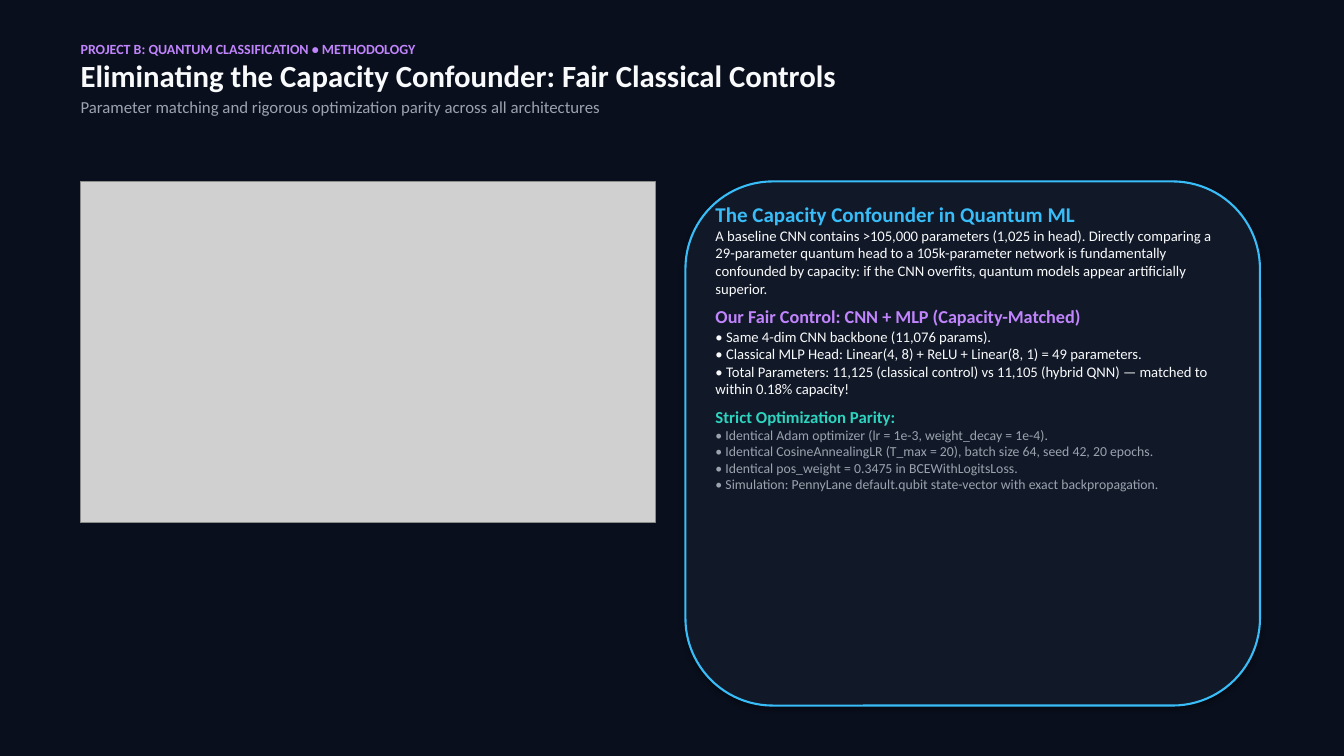
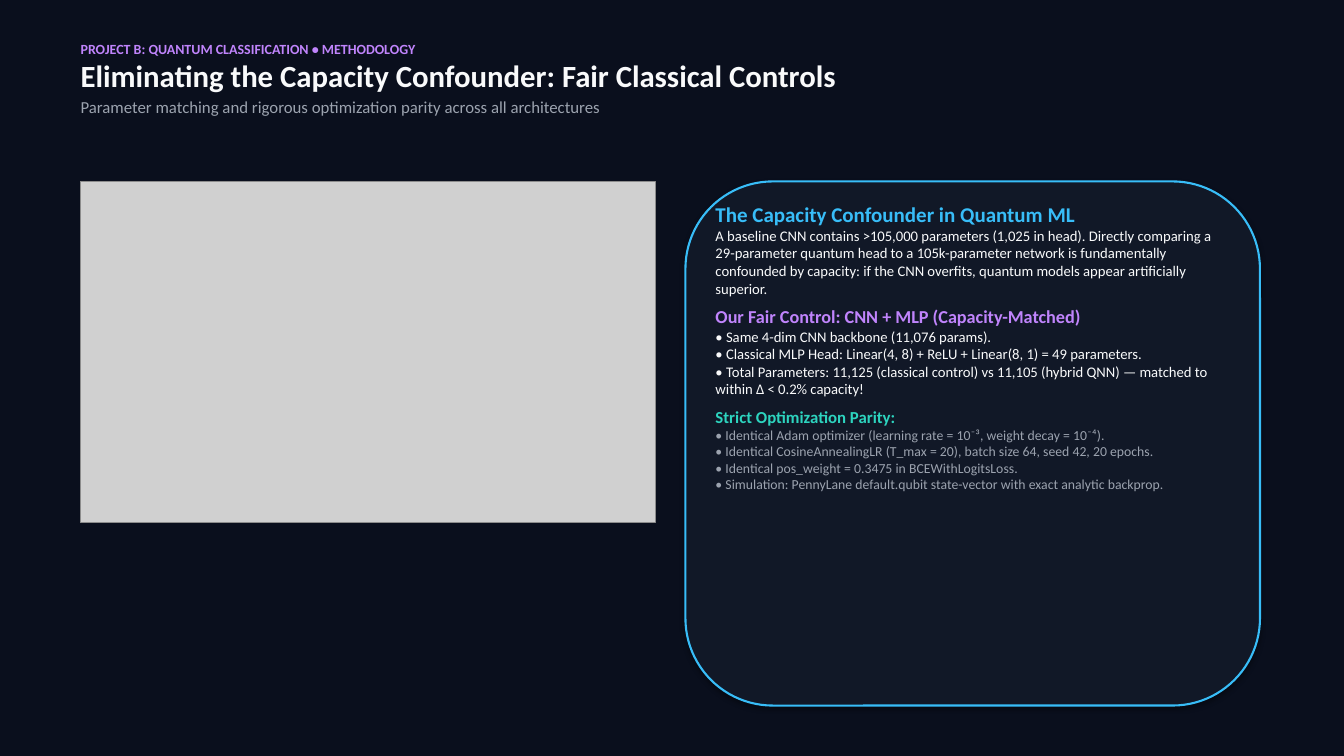
Before and after one commit to AdityaSahrawat/quantum-medical-image-classification, a slide deck: slide 11 of presentation/combined_presentation.pptx. Drawn at 1344x756 pixels with LibreOffice and Linux fonts; fonts in the diff are those of the drawing; grey boxes stand for pictures. Boxes give left, top, right and bottom in pixels: in the first picture for what was removed or moved away, otherwise in the second. Text is boxed around its words. In the diff, an @@ line names an element or a change of style, - is before the commit and + after.

```diff
--- a/presentation/combined_presentation.pptx
+++ b/presentation/combined_presentation.pptx
@@ text at <box>715,331,1207,397</box>: text changed @@
-• Same 4-dim CNN backbone (11,076 params).
-• Classical MLP Head: Linear(4, 8) + ReLU + Linear(8, 1) = 49 parameters.
-• Total Parameters: 11,125 (classical control) vs 11,105 (hybrid QNN) — matched to within 0.18% capacity!
+• Same 4-dim CNN backbone (11,076 params).
+• Classical MLP Head: Linear(4, 8) + ReLU + Linear(8, 1) = 49 parameters.
+• Total Parameters: 11,125 (classical control) vs 11,105 (hybrid QNN) — matched to within Δ < 0.2% capacity!
@@ text at <box>725,429,1164,491</box>: text changed @@
-• Identical Adam optimizer (lr = 1e-3, weight_decay = 1e-4).
-• Identical CosineAnnealingLR (T_max = 20), batch size 64, seed 42, 20 epochs.
-• Identical pos_weight = 0.3475 in BCEWithLogitsLoss.
-• Simulation: PennyLane default.qubit state-vector with exact backpropagation.
+• Identical Adam optimizer (learning rate = 10⁻³, weight decay = 10⁻⁴).
+• Identical CosineAnnealingLR (T_max = 20), batch size 64, seed 42, 20 epochs.
+• Identical pos_weight = 0.3475 in BCEWithLogitsLoss.
+• Simulation: PennyLane default.qubit state-vector with exact analytic backprop.
```
Also in this commit, not shown: 10 other slides changed, 6 other files.
